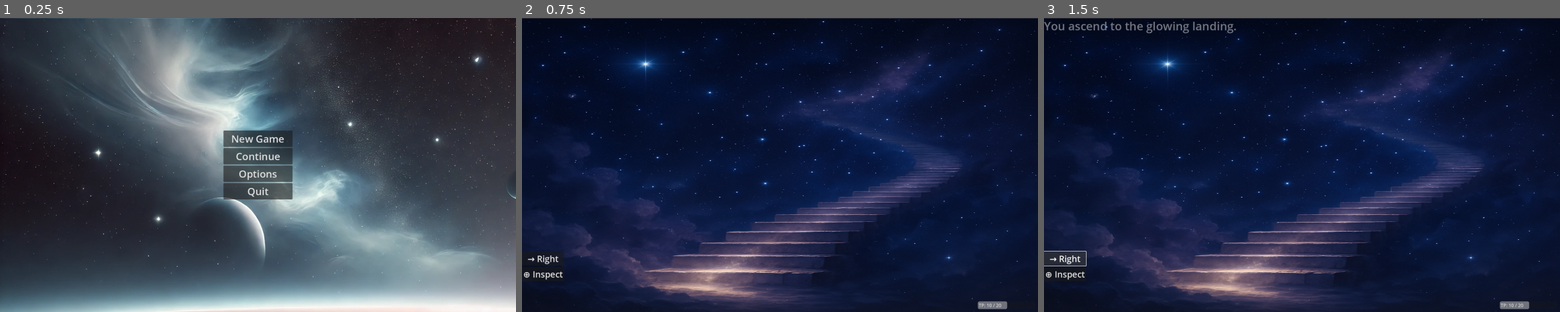
Above: before the commit, frames 1-3 (left to right).
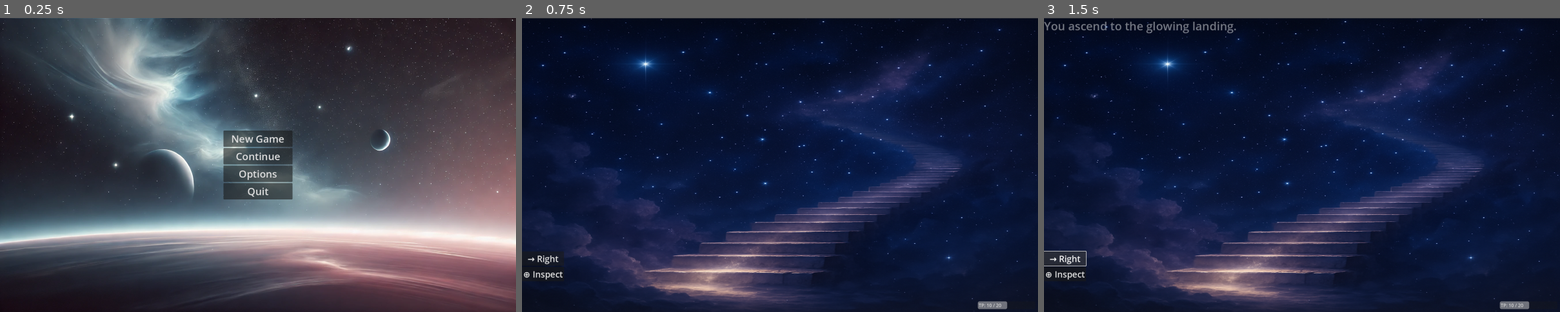
Above: after the commit, the same moments.

Repository: JDSalisbury/godot_Riviera
Game: Godot game, scene res://scenes/title_screen.tscn
Same seed, same stepped clock (60 frames per second), same inputs: the game is played once before the commit and once after it.
Inputs:
- Up to frame 1 (0.25 s): no input
- Up to frame 2 (0.75 s): click "New Game" at 0.5 s
- Up to frame 3 (1.5 s): click "→ Right" at 1.25 s

The runs differ from the first frame. In frame 1, 61% of the frame differs, in the area x 0-100%, y 0-100%; in frame 2, nothing differs; in frame 3, nothing differs.

Commit message:
Fix InventoryPopup layout for dynamic screen sizes
- Corrected Panel starting position in look_screen.tscn to prevent offscreen layout
- Ensured animation logic works with anchored layout
- Inventory now slides in/out and responds correctly to screen resizing

Diff:
--- a/scenes/inventory.tscn
+++ b/scenes/inventory.tscn
@@ -3,14 +3,9 @@
 [ext_resource type="Script" path="res://scripts/inventory_popup.gd" id="1_oktp0"]
 
 [node name="InventoryPopup" type="Control"]
-custom_minimum_size = Vector2(500, 500)
 layout_mode = 3
-anchors_preset = 11
-anchor_left = 1.0
-anchor_right = 1.0
-anchor_bottom = 1.0
+anchors_preset = 0
 grow_horizontal = 0
-grow_vertical = 2
 script = ExtResource("1_oktp0")
 
 [node name="Panel" type="Panel" parent="."]
--- a/scenes/look_screen.tscn
+++ b/scenes/look_screen.tscn
@@ -139,5 +139,11 @@
 color = Color(0, 0, 0, 1)
 
 [node name="InventoryPopup" parent="." instance=ExtResource("5_fiuwj")]
-visible = false
+clip_contents = true
+custom_minimum_size = Vector2(500, 1025)
 layout_mode = 1
+anchors_preset = 11
+anchor_left = 1.0
+anchor_right = 1.0
+anchor_bottom = 1.0
+grow_vertical = 2
--- a/scenes/title_screen.tscn
+++ b/scenes/title_screen.tscn
@@ -22,6 +22,7 @@
 anchor_bottom = 1.0
 grow_horizontal = 2
 grow_vertical = 2
+scale = Vector2(0.731127, 0.73139)
 texture = ExtResource("2_u8eoj")
 expand_mode = 1
 
--- a/scripts/inventory_popup.gd
+++ b/scripts/inventory_popup.gd
@@ -2,15 +2,29 @@
 
 @onready var key_tab = $Panel/TabContainer/KeyTab
 @onready var battle_tab = $Panel/TabContainer/BattleTab
+@onready var panel = $Panel
+
+var tween: Tween = null
 
 func _ready():
 	hide()
+
+func toggle():
+	print("Attempting to Toggle")
+	if visible:
+		print("visible, should close")
+		_on_Close_pressed()
+	else:
+		print("not visible, should open")
+		show_inventory()
 
 func _clear_container(container: Node):
 	for child in container.get_children():
 		child.queue_free()
 
 func show_inventory():
+	print(">> show_inventory called")
+
 	_clear_container(key_tab)
 	_clear_container(battle_tab)
 
@@ -24,7 +38,21 @@
 		label.text = item.capitalize()
 		battle_tab.add_child(label)
 
+	# Start offscreen
+	panel.position.x = 500
 	show()
+	await get_tree().process_frame
+
+	var target_pos = Vector2(0, 0)
+	if tween:
+		tween.kill()
+	tween = create_tween()
+	tween.tween_property(panel, "position", target_pos, 0.4).set_trans(Tween.TRANS_SINE).set_ease(Tween.EASE_OUT)
 
 func _on_Close_pressed():
-	hide()
+	var offscreen_pos = Vector2(500, 0)
+	if tween:
+		tween.kill()
+	tween = create_tween()
+	tween.tween_property(panel, "position", offscreen_pos, 0.4).set_trans(Tween.TRANS_SINE).set_ease(Tween.EASE_IN)
+	tween.tween_callback(func(): hide())
--- a/scripts/look_mode.gd
+++ b/scripts/look_mode.gd
@@ -10,11 +10,9 @@
 
 func _unhandled_input(event):
 	if event.is_action_pressed("ui_inventory"):
-		var inventory = $InventoryPopup
-		if inventory.visible:
-			inventory.hide()
-		else:
-			inventory.show_inventory()
+		print("PRessing I")
+		$InventoryPopup.toggle()
+
 
 func fade_to_black(callback: Callable):
 	var fade = $ScreenFade
